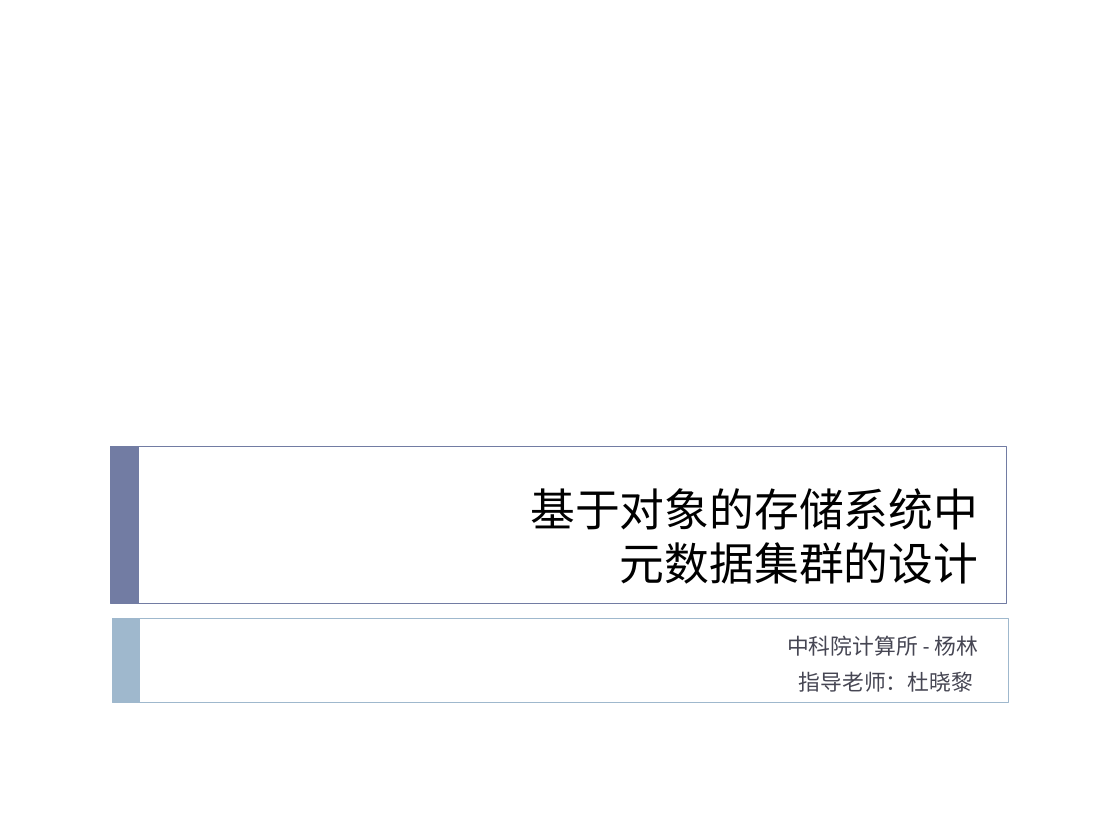
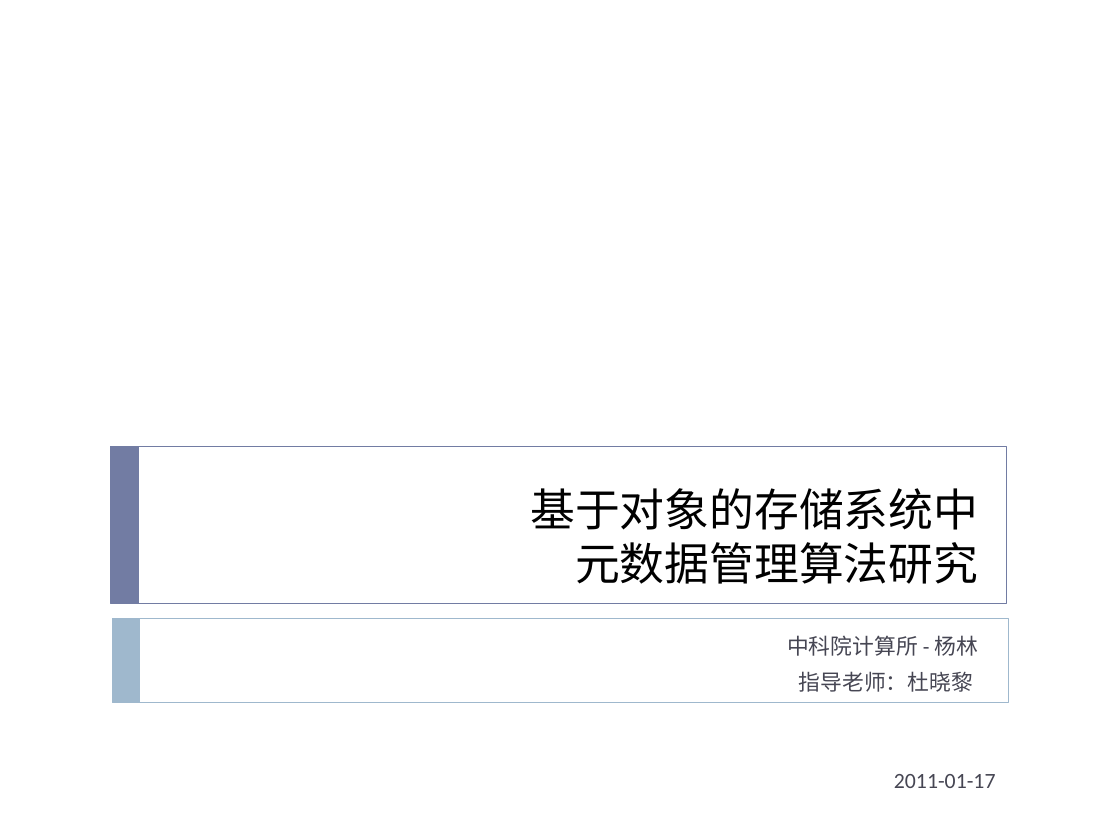
Before and after one commit to cheliequan/idning-paper, a slide deck: slide 1 of draft/MDS集群.pptx. Drawn at 1120x840 pixels with LibreOffice and Linux fonts; fonts in the diff are those of the drawing. Boxes give left, top, right and bottom in pixels: in the first picture for what was removed or moved away, otherwise in the second. Text is boxed around its words. In the diff, an @@ line names an element or a change of style, - is before the commit and + after.

```diff
--- a/draft/MDS集群.pptx
+++ b/draft/MDS集群.pptx
@@ title at (x1=530, y1=488, x2=978, y2=584): text changed @@
-基于对象的存储系统中
-元数据集群的设计
+基于对象的存储系统中
+元数据管理算法研究
@@ text added at (x1=894, y1=774, x2=996, y2=788), 14 pt, text #464653 @@
+2011-01-17
```
Also in this commit, not shown: 10 other slides changed, 2 slides removed, 1 other file.
